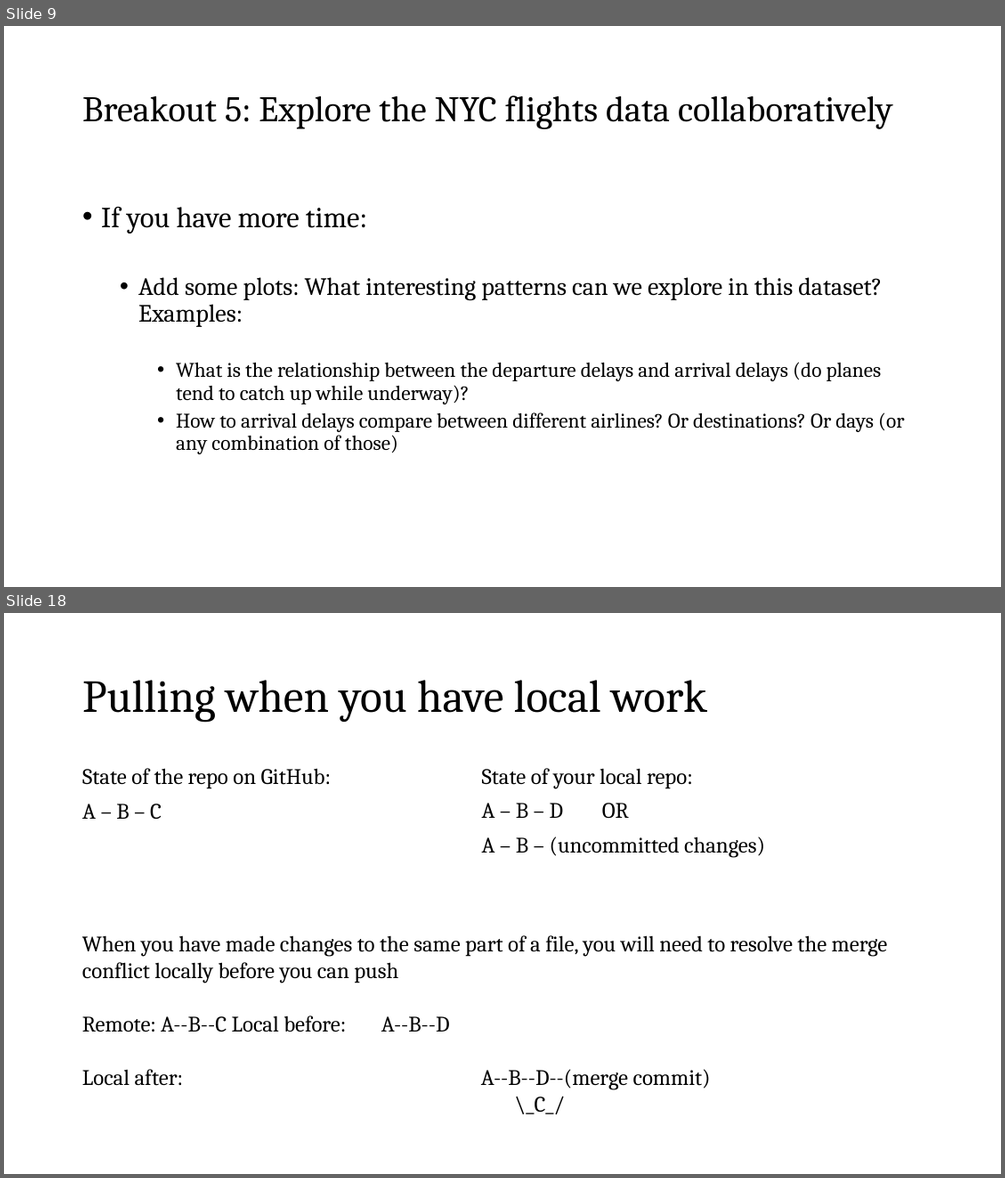
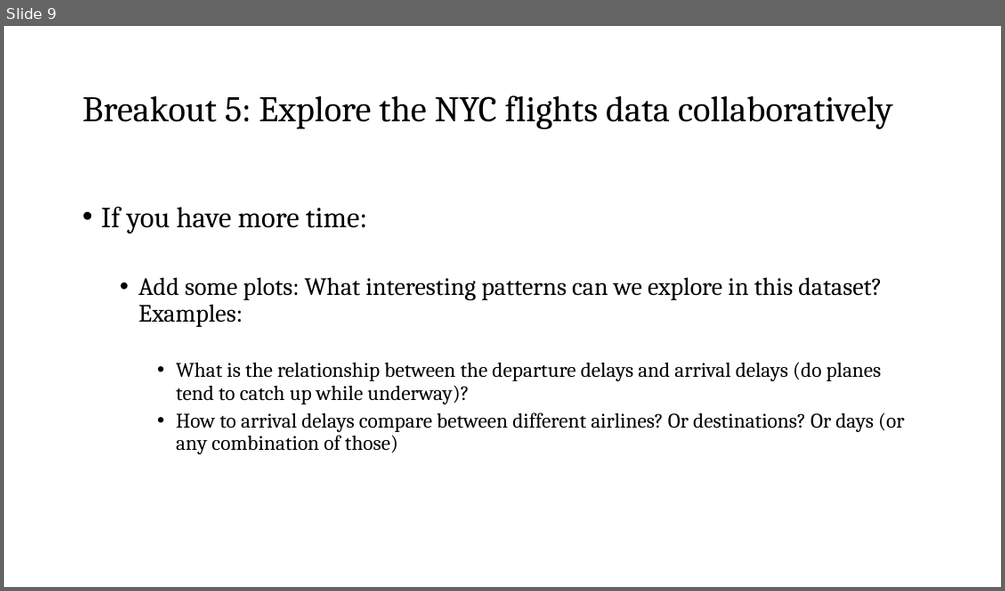
Before and after one commit to nt246/NTRES6940-data-science, a slide deck: slides/Slides_class10.pptx. Shown one above the other, each under a label of ours: slides 9 and 18 before the commit, slide 9 after it; the slides between them are not shown. The pictures are 1005x1178 and 1005x591 pixels, drawn with LibreOffice and Linux fonts; fonts in the diff are those of the drawing. Boxes give left, top, right and bottom in pixels: in the first picture for what was removed or moved away, otherwise in the second. Text is boxed around its words. In the diff, an @@ line names an element or a change of style, - is before the commit and + after.

```diff
--- a/slides/Slides_class10.pptx
+++ b/slides/Slides_class10.pptx
@@ slide 18 removed at (x1=4, y1=613, x2=1001, y2=1174), background #FFFFFF @@
@@ title removed at (x1=82, y1=680, x2=707, y2=722) @@
-Pulling when you have local work
@@ text removed at (x1=82, y1=768, x2=332, y2=819) @@
-State of the repo on GitHub:
-A – B – C
@@ text removed at (x1=482, y1=768, x2=765, y2=857) @@
-State of your local repo:
-A – B – D OR
-A – B – (uncommitted changes)
@@ text removed at (x1=82, y1=935, x2=888, y2=1114) @@
-When you have made changes to the same part of a file, you will need to resolve the merge conflict locally before you can push
-Remote: A--B--C Local before: A--B--D
-Local after: A--B--D--(merge commit)
-\_C_/
```
Also in this commit, not shown: 10 other slides removed, 2 other files.
